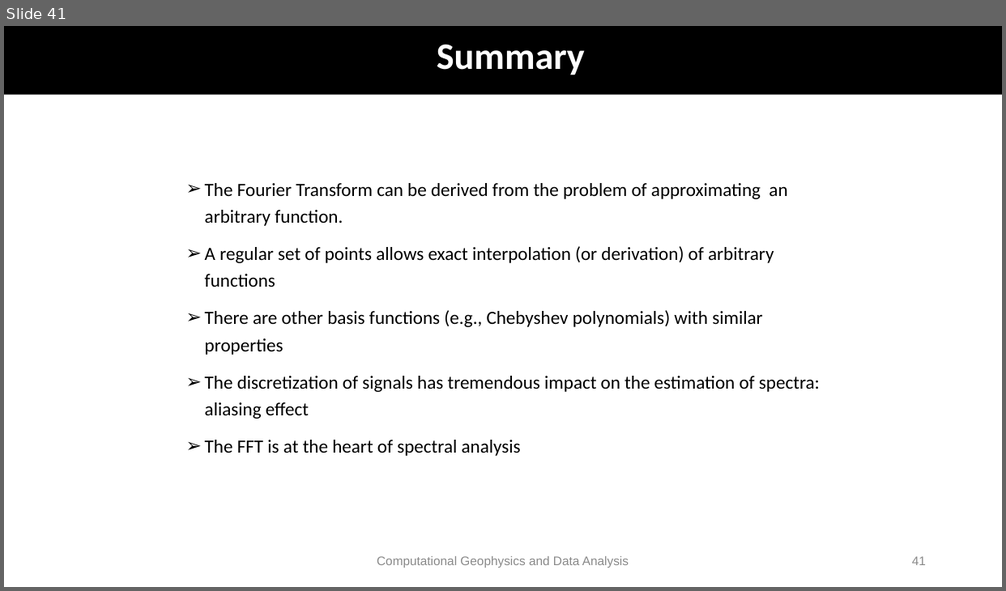
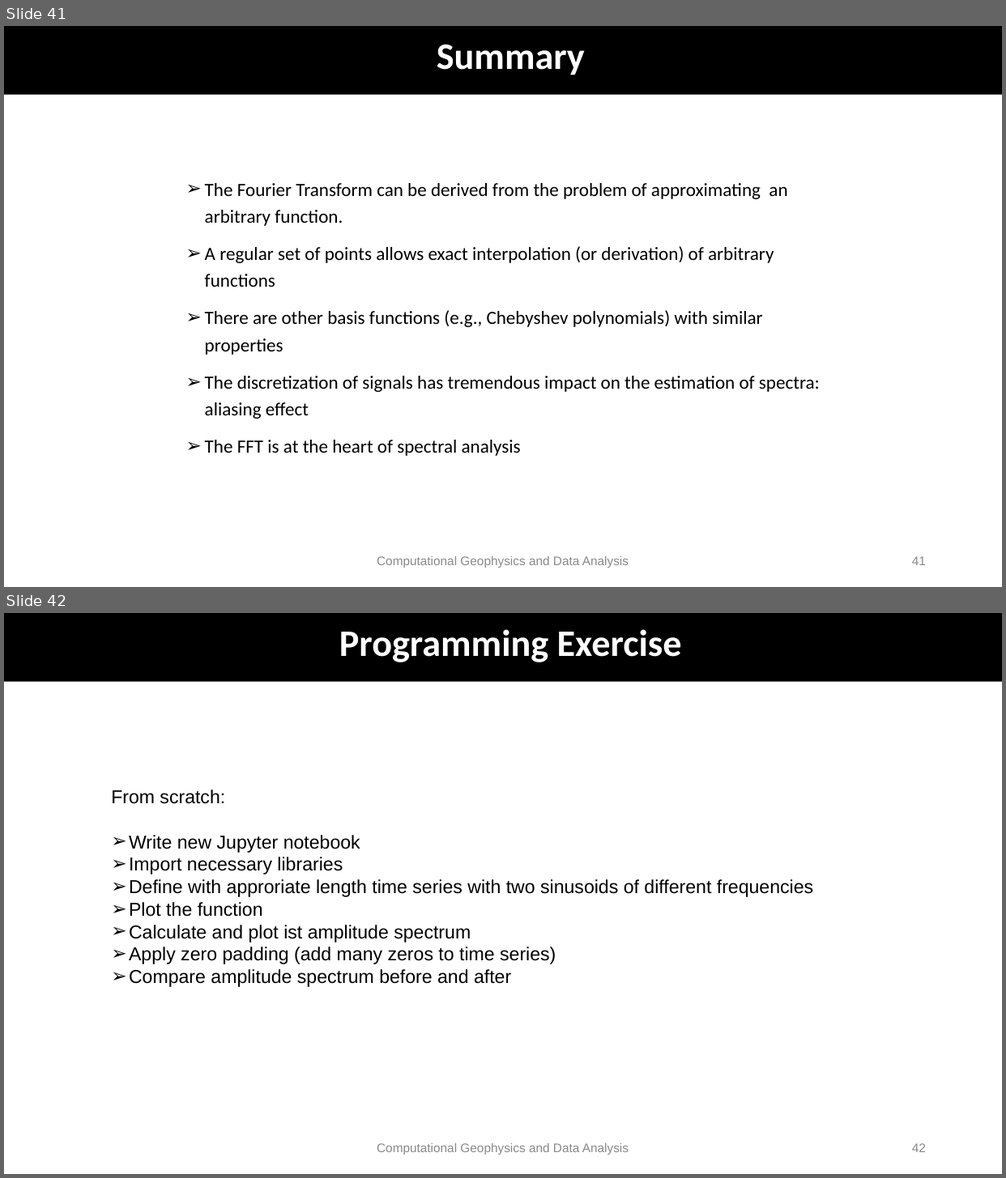
Before and after one commit to heinerigel/GDA2020, a slide deck: Tuesday/Lectures/01_spectralanalysis_foundations.ppt. Shown one above the other, each under a label of ours: slide 41 before the commit, slides 41 and 42 after it. The pictures are 1006x591 and 1006x1178 pixels, drawn with LibreOffice and Linux fonts; fonts in the diff are those of the drawing. Boxes give left, top, right and bottom in pixels: in the first picture for what was removed or moved away, otherwise in the second. Text is boxed around its words. In the diff, an @@ line names an element or a change of style, - is before the commit and + after.

```diff
--- a/Tuesday/Lectures/01_spectralanalysis_foundations.ppt
+++ b/Tuesday/Lectures/01_spectralanalysis_foundations.ppt
@@ slide 42 added at [4, 613, 1002, 1174], background #FFFFFF @@
@@ title added at [4, 613, 1002, 682], fill #000000, 36 pt, text #FFFFFF, bold @@
+Programming Exercise
@@ text added at [111, 790, 813, 987], 18 pt, text #000000 @@
+From scratch:
+➢ Write new Jupyter notebook
+➢ Import necessary libraries
+➢ Define with approriate length time series with two sinusoids of different frequencies
+➢ Plot the function
+➢ Calculate and plot ist amplitude spectrum
+➢ Apply zero padding (add many zeros to time series)
+➢ Compare amplitude spectrum before and after
@@ text added at [377, 1144, 629, 1155], 12 pt, text #898989 @@
+Computational Geophysics and Data Analysis
@@ page number added at [912, 1144, 926, 1152], 12 pt, text #898989 @@
+42
```
Also in this commit, not shown: 8 other files.
